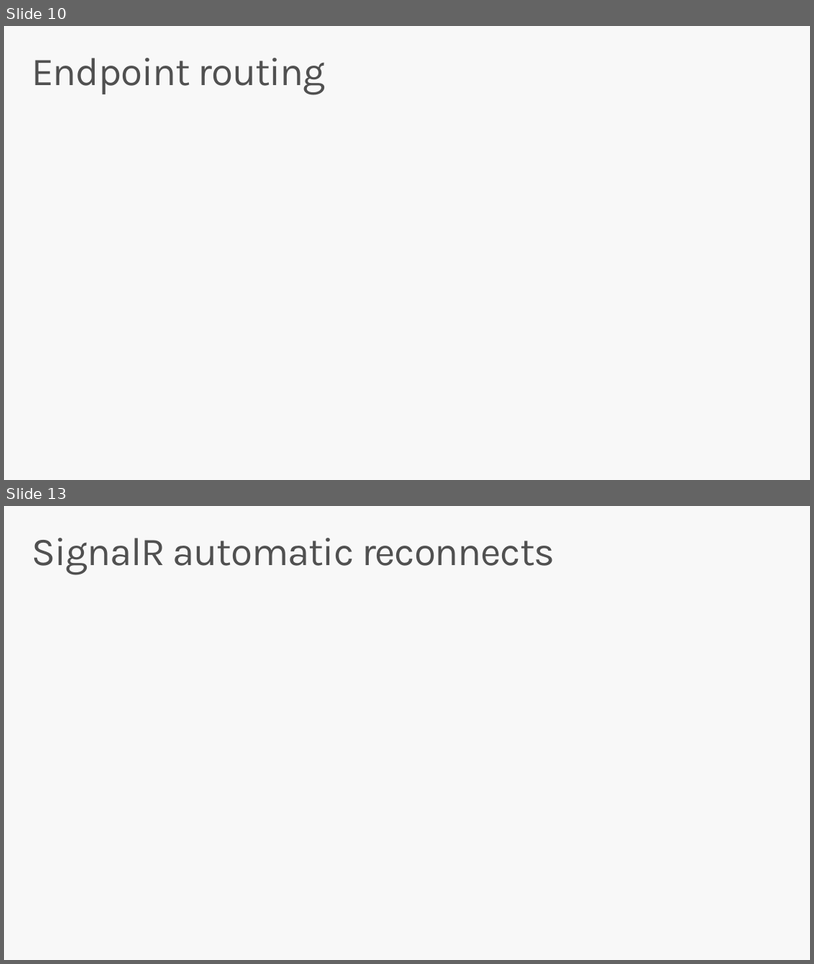
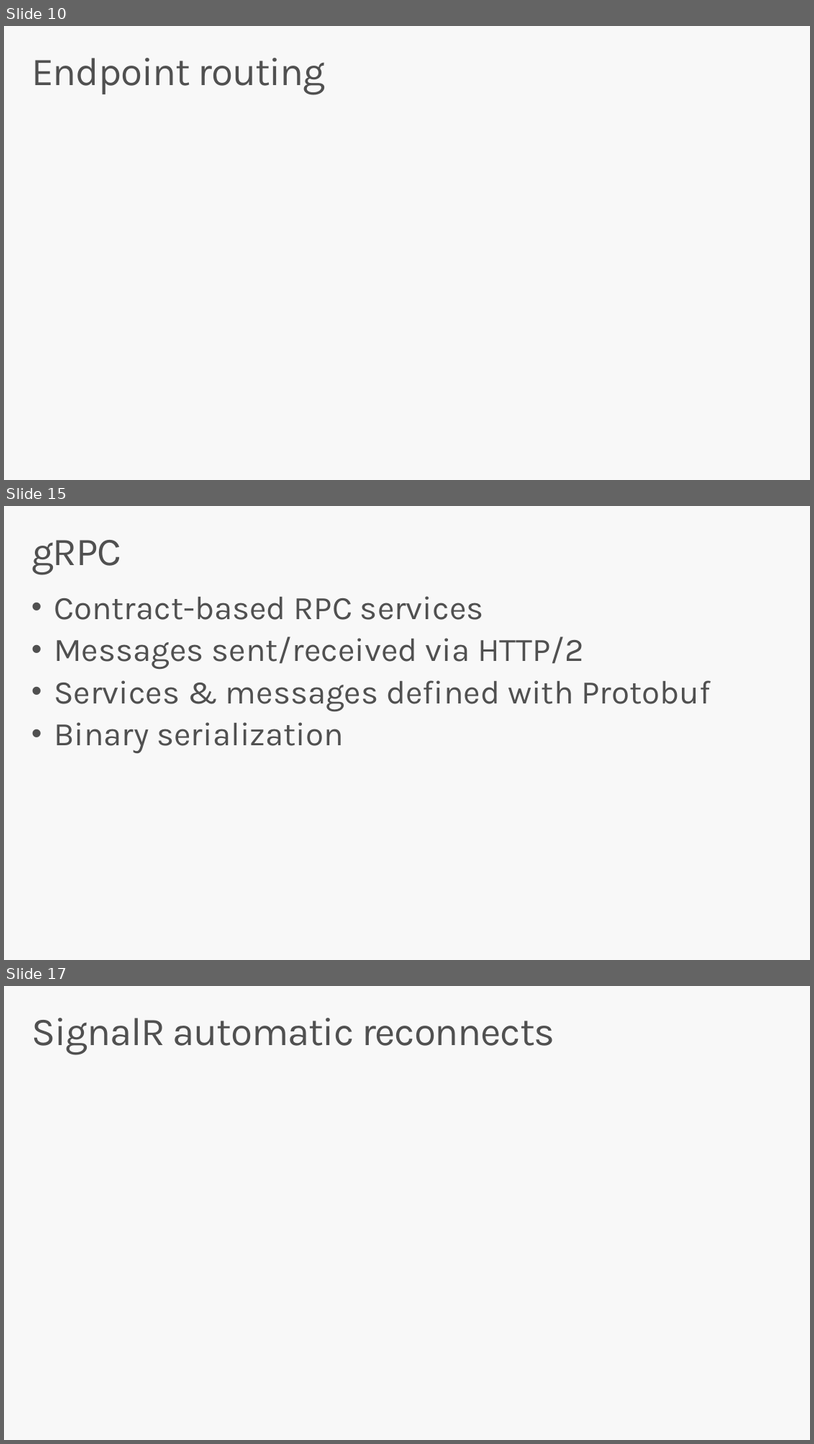
Before and after one commit to scottaddie/slide-decks, a slide deck: Whats New in ASP.NET Core 3.0.pptx. Shown one above the other, each under a label of ours: slides 10 and 13 before the commit, slides 10, 15 and 17 after it; the slides between them are not shown. The pictures are 814x964 and 814x1444 pixels, drawn with LibreOffice and Linux fonts; fonts in the diff are those of the drawing. Boxes give left, top, right and bottom in pixels: in the first picture for what was removed or moved away, otherwise in the second. Text is boxed around its words. In the diff, an @@ line names an element or a change of style, - is before the commit and + after.

```diff
--- a/Whats New in ASP.NET Core 3.0.pptx
+++ b/Whats New in ASP.NET Core 3.0.pptx
@@ slide 15 added at [4, 506, 810, 960], background #F8F8F8 @@
@@ title added at [31, 540, 121, 575], 47 pt, text #505050 @@
+gRPC
@@ text added at [54, 596, 710, 753], 39.2 pt, text #505050 @@
+• Contract-based RPC services
+• Messages sent/received via HTTP/2
+• Services & messages defined with Protobuf
+• Binary serialization
@@ what was slide 13 is now slide 17 @@
```
Also in this commit, not shown: 4 slides changed, 3 other slides added.
